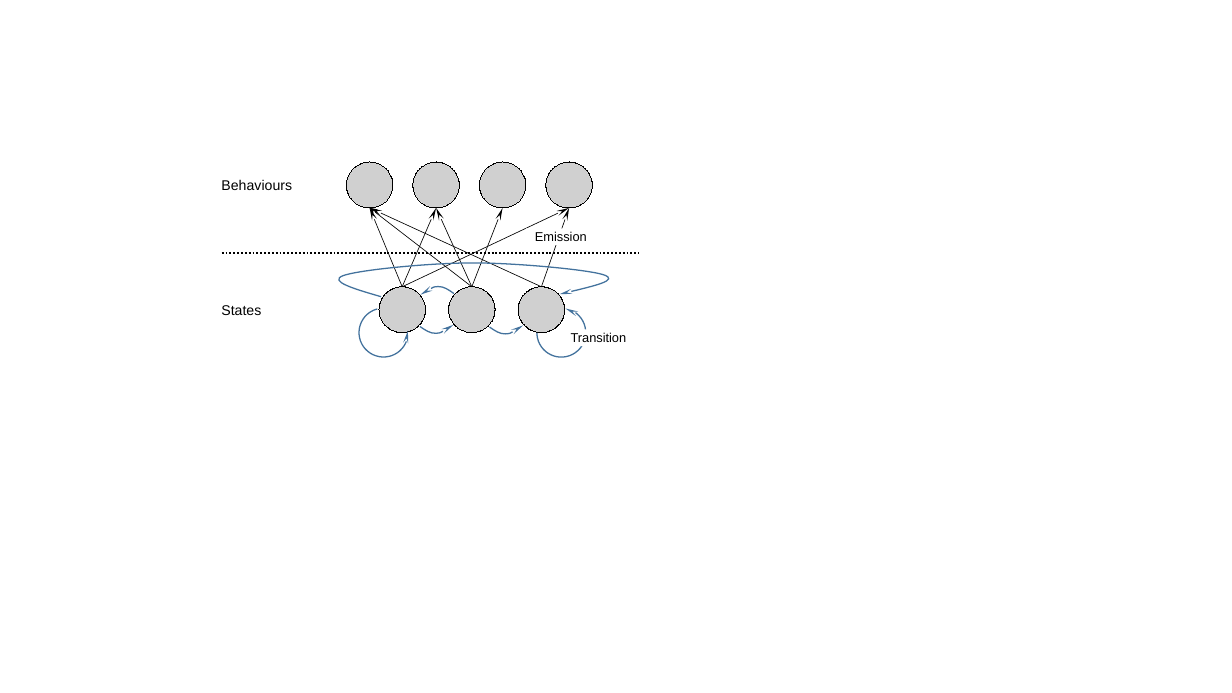
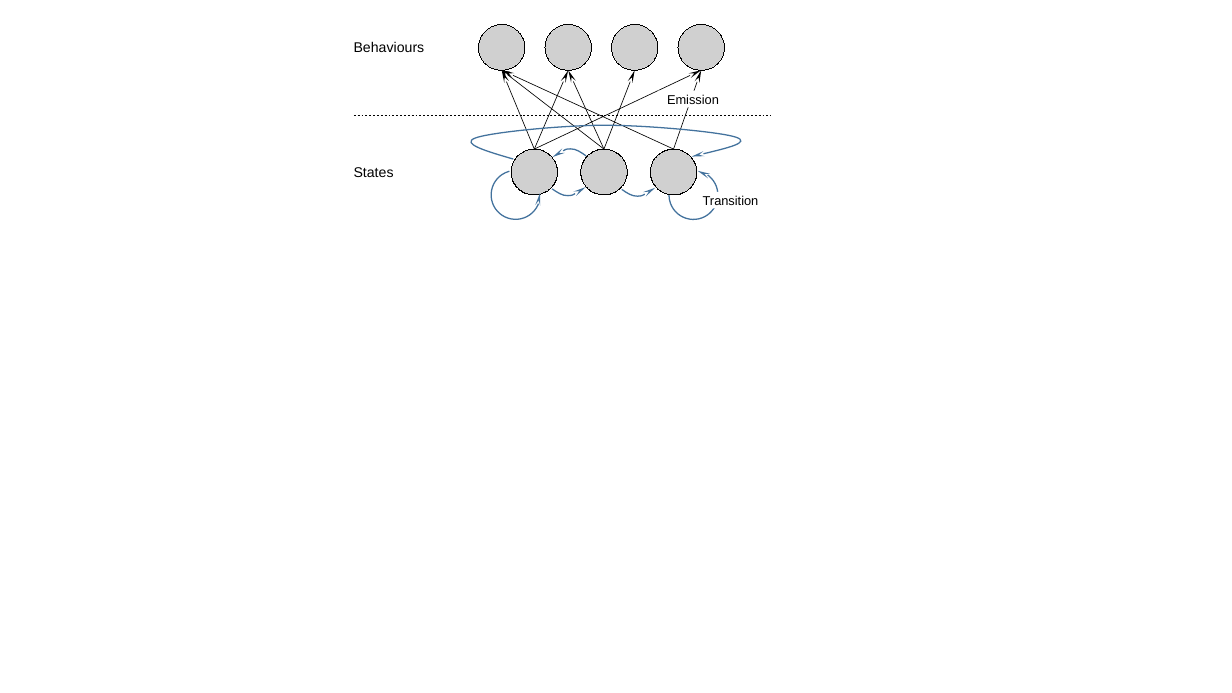
Before and after one commit to vicaws/Whizz, a slide deck: slide 2 of Report/Figure/Figure.pptx. Drawn at 1232x693 pixels with LibreOffice and Linux fonts; fonts in the diff are those of the drawing; grey boxes stand for pictures. Boxes give left, top, right and bottom in pixels: in the first picture for what was removed or moved away, otherwise in the second. Text is boxed around its words. In the diff, an @@ line names an element or a change of style, - is before the commit and + after.

```diff
--- a/Report/Figure/Figure.pptx
+++ b/Report/Figure/Figure.pptx
@@ 1 text, 1 line, 1 freeform shape: place and size @@
-1 text, 1 line, 1 freeform shape at [222,231,639,298]
+1 text, 1 line, 1 freeform shape at [354,94,771,160]
@@ 2 freeform shapes, 1 picture: place and size @@
-2 freeform shapes, 1 picture at [419,282,565,338]
+2 freeform shapes, 1 picture at [552,144,697,201]
@@ 8 arrows, 6 pictures, 3 texts, 2 arc (boxed as its full ellipse)s, 1 freeform shape: place and size @@
-8 arrows, 6 pictures, 3 texts, 2 arc (boxed as its full ellipse)s, 1 freeform shape at [221,162,627,361]
+8 arrows, 6 pictures, 3 texts, 2 arc (boxed as its full ellipse)s, 1 freeform shape at [354,24,759,223]
```
Also in this commit, not shown: 1 slide added, 27 other files.
